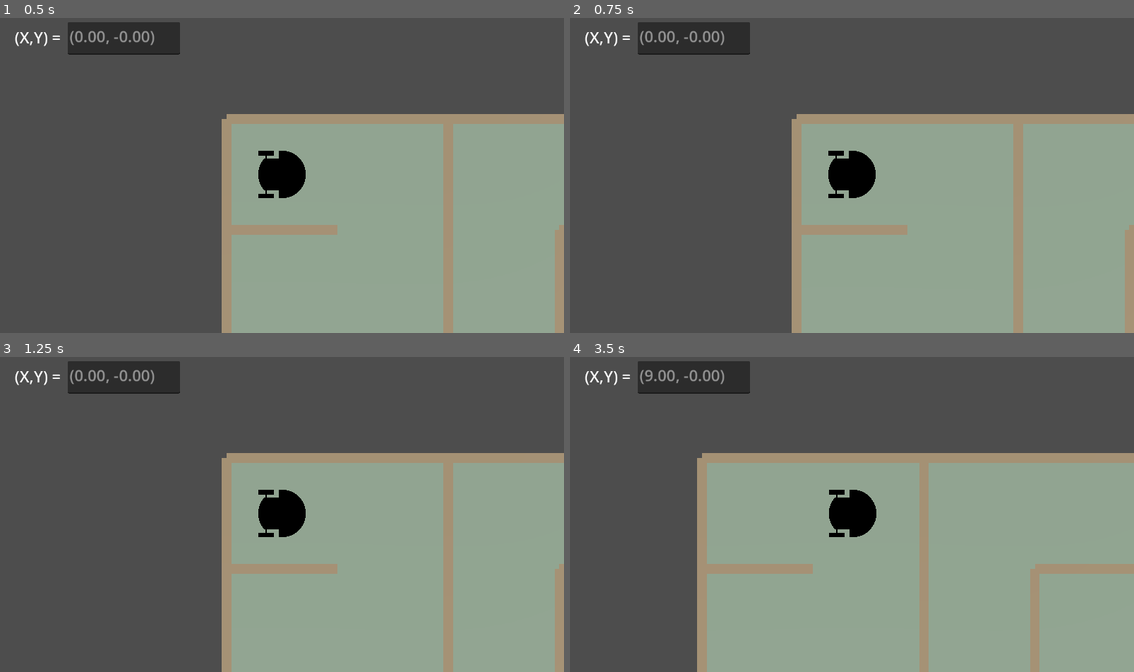
Above: before the commit, frames 1-4 (two rows, left to right).
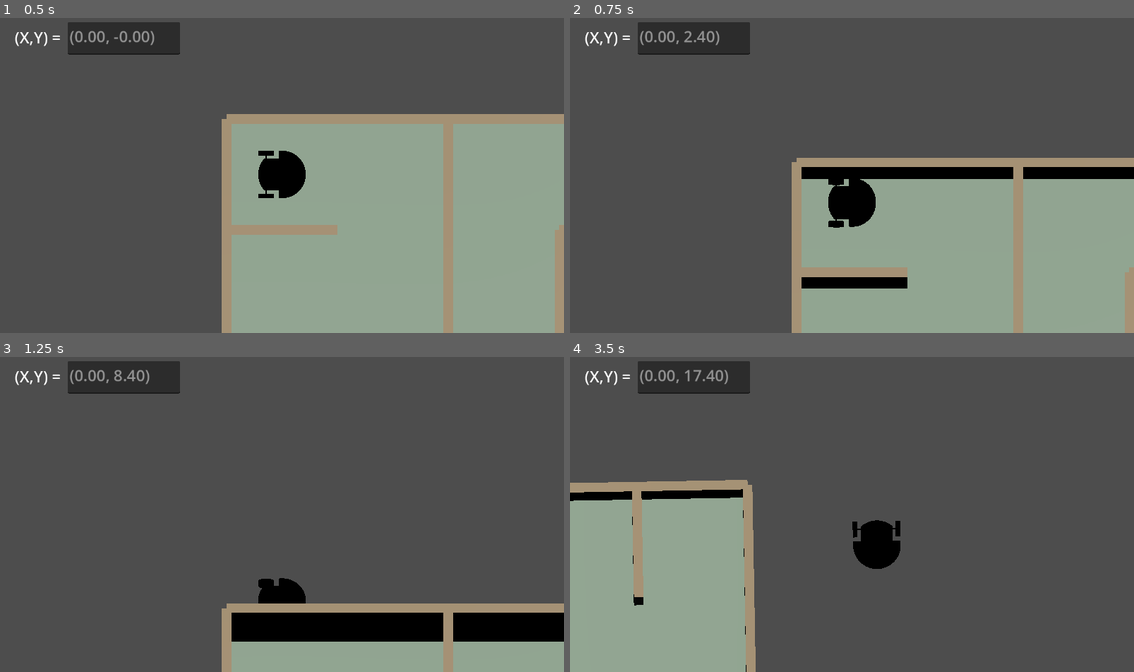
Above: after the commit, the same moments.

Repository: nameisalfio/q-learning-maze-robot
Game: Godot game, scene res://Maze.tscn
Same seed, same stepped clock (60 frames per second), same inputs: the game is played once before the commit and once after it.
Inputs:
- Up to frame 1 (0.5 s): no input
- Up to frame 2 (0.75 s): tap Enter at 0.5 s; hold W (move_up, bound only after the commit) from 0.53 s (still down); tap R (tilt_camera, bound only after the commit) at 0.6 s
- Up to frame 3 (1.25 s): keep holding W (move_up, bound only after the commit)
- Up to frame 4 (3.5 s): release W (move_up, bound only after the commit) at 1.28 s; hold S (move_down, bound only after the commit) 1.28-2.03 s; tap D (move_dx, bound only after the commit) at 1.35 s; tap R (tilt_camera, bound only after the commit) at 1.55, 2.3, 3.05 s; hold Right (move_dx, bound only before the commit) 2.03-2.78 s; hold W (move_up, bound only after the commit) from 2.03 s (still down); tap A (move_sx, bound only after the commit) at 2.85 s

Frame 1 is identical in both runs. In frame 2, 15% of the frame differs, in the area x 20-100%, y 4-86%; in frame 3, 36%; in frame 4, 64%, in the area x 0-100%, y 4-100%.

Commit message:
Add camera tilt and rotation controls, update input mapping
Introduces camera tilt (R key) and 90-degree rotation (arrow keys) in camera.gd, with smooth transitions for pitch and yaw. Updates project.godot input mappings to support these new controls and switches movement keys to WASD. Minor tuning of robot friction and PID saturation in robotic_agent.py, and removes unused previous_position tracking in environment.py.

Diff:
--- a/GodotProject/project.godot
+++ b/GodotProject/project.godot
@@ -12,7 +12,7 @@
 
 config/name="Project"
 run/main_scene="res://Maze.tscn"
-config/features=PackedStringArray("4.3", "Forward Plus")
+config/features=PackedStringArray("4.4", "Forward Plus")
 run/max_fps=120
 config/icon="res://icon.svg"
 
@@ -34,21 +34,36 @@
 }
 move_dx={
 "deadzone": 0.2,
-"events": [Object(InputEventKey,"resource_local_to_scene":fa …(140 unchanged characters)… d":false,"keycode":0,"physical_keycode":4194321,"key_label":0,"unicode":0,"location":0,"echo":false,"script":null)
+"events": [Object(InputEventKey,"resource_local_to_scene":fa …(140 unchanged characters)… d":false,"keycode":0,"physical_keycode":68,"key_label":0,"unicode":100,"location":0,"echo":false,"script":null)
 ]
 }
 move_sx={
 "deadzone": 0.2,
-"events": [Object(InputEventKey,"resource_local_to_scene":fa …(140 unchanged characters)… d":false,"keycode":0,"physical_keycode":4194319,"key_label":0,"unicode":0,"location":0,"echo":false,"script":null)
+"events": [Object(InputEventKey,"resource_local_to_scene":fa …(140 unchanged characters)… d":false,"keycode":0,"physical_keycode":65,"key_label":0,"unicode":97,"location":0,"echo":false,"script":null)
 ]
 }
 move_up={
 "deadzone": 0.2,
-"events": [Object(InputEventKey,"resource_local_to_scene":fa …(140 unchanged characters)… d":false,"keycode":0,"physical_keycode":4194320,"key_label":0,"unicode":0,"location":0,"echo":false,"script":null)
+"events": [Object(InputEventKey,"resource_local_to_scene":fa …(140 unchanged characters)… d":false,"keycode":0,"physical_keycode":87,"key_label":0,"unicode":119,"location":0,"echo":false,"script":null)
 ]
 }
 move_down={
 "deadzone": 0.2,
-"events": [Object(InputEventKey,"resource_local_to_scene":fa …(140 unchanged characters)… d":false,"keycode":0,"physical_keycode":4194322,"key_label":0,"unicode":0,"location":0,"echo":false,"script":null)
+"events": [Object(InputEventKey,"resource_local_to_scene":fa …(140 unchanged characters)… d":false,"keycode":0,"physical_keycode":83,"key_label":0,"unicode":115,"location":0,"echo":false,"script":null)
 ]
 }
+tilt_camera={
+"deadzone": 0.2,
+"events": [Object(InputEventKey,"resource_local_to_scene":false,"resource_name":"","device":-1,"window_id":0,"alt_pressed":false,"shift_pressed":false,"ctrl_pressed":false,"meta_pressed":false,"pressed":false,"keycode":0,"physical_keycode":82,"key_label":0,"unicode":114,"location":0,"echo":false,"script":null)
+]
+}
+rotate_camera_right={
+"deadzone": 0.2,
+"events": [Object(InputEventKey,"resource_local_to_scene":false,"resource_name":"","device":-1,"window_id":0,"alt_pressed":false,"shift_pressed":false,"ctrl_pressed":false,"meta_pressed":false,"pressed":false,"keycode":0,"physical_keycode":4194321,"key_label":0,"unicode":0,"location":0,"echo":false,"script":null)
+]
+}
+rotate_camera_left={
+"deadzone": 0.2,
+"events": [Object(InputEventKey,"resource_local_to_scene":false,"resource_name":"","device":-1,"window_id":0,"alt_pressed":false,"shift_pressed":false,"ctrl_pressed":false,"meta_pressed":false,"pressed":false,"keycode":0,"physical_keycode":4194319,"key_label":0,"unicode":0,"location":0,"echo":false,"script":null)
+]
+}
--- a/GodotProject/scripts/camera.gd
+++ b/GodotProject/scripts/camera.gd
@@ -6,12 +6,21 @@
 @export var zoom_speed: float = 60.0
 @export var min_zoom: float = 2.0
 @export var max_zoom: float = 300.0
+@export var pitch_transition_speed := 3.0
+@export var yaw_transition_speed := 3.0
+@export var yaw_input_speed := 60.0
+
+var target_pitch := -90.0
+var current_pitch := -90.0
+var target_yaw := 0.0
+var current_yaw := 0.0
+var tilted := false
 
 func _ready():
 	projection = PROJECTION_ORTHOGONAL
 	size = height
-	# Fissa la rotazione per una vista dall'alto (top-down)
-	rotation_degrees = Vector3(-90, 0, 0) # -60 per visione leggermente laterale
+	# at the beginning, the view is from above (-90 degrees orientation on the x axis)
+	rotation_degrees = Vector3(current_pitch, target_yaw, 0)
 
 func _process(delta):
 	if robot:
@@ -19,8 +28,24 @@
 		var desired_pos = Vector3(target_pos.x, target_pos.y + height, target_pos.z)
 		global_transform.origin = global_transform.origin.lerp(desired_pos, delta * smooth_speed)
 
-		# zoom tramite pulsanti + e - della tastiera, principalmente per debug
 		if Input.is_action_pressed("zoom_in"):
 			size = max(min_zoom, size - zoom_speed * delta)
 		elif Input.is_action_pressed("zoom_out"):
 			size = min(max_zoom, size + zoom_speed * delta)
+
+	# tilt camera if key R is pressed
+	if Input.is_action_just_pressed("tilt_camera"):
+		tilted = not tilted
+		target_pitch = -65.0 if tilted else -90.0
+
+	# change the camera rotation on the y axis accordingly to the pressure of the left and right arrows
+	if Input.is_action_just_pressed("rotate_camera_right"):
+		target_yaw += 90.0
+
+	if Input.is_action_just_pressed("rotate_camera_left"):
+		target_yaw -= 90.0
+
+	# interpolate pitch and yaw smoothly
+	current_pitch = lerp(current_pitch, target_pitch, delta * pitch_transition_speed)
+	current_yaw = lerp(current_yaw, target_yaw, delta * yaw_transition_speed)
+	rotation_degrees = Vector3(current_pitch, current_yaw, 0)
--- a/GodotProject/scripts/robot.gd
+++ b/GodotProject/scripts/robot.gd
@@ -14,7 +14,6 @@
 	DDS.subscribe("Y")
 	DDS.subscribe("Z")
 	DDS.subscribe("Theta")
-	DDS.subscribe("mode")
 
 	var area = $Area3D
 	area.connect("body_entered", Callable(self, "_on_collision_with_wall"))
Not shown, changed: robot/robotic_agent.py
Not shown, changed: src/environment.py
